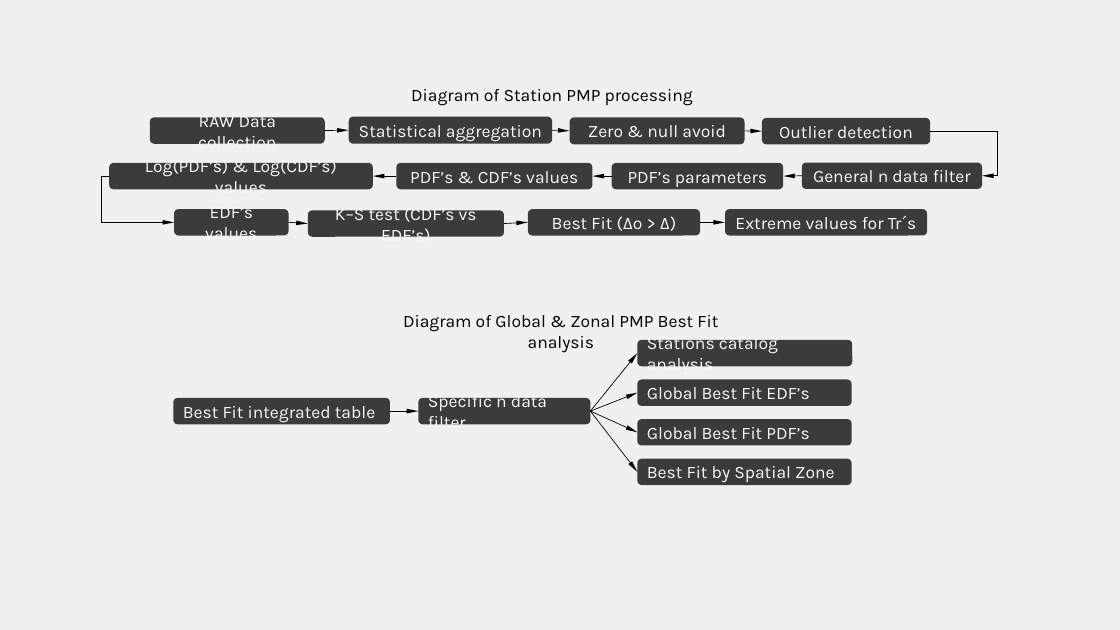
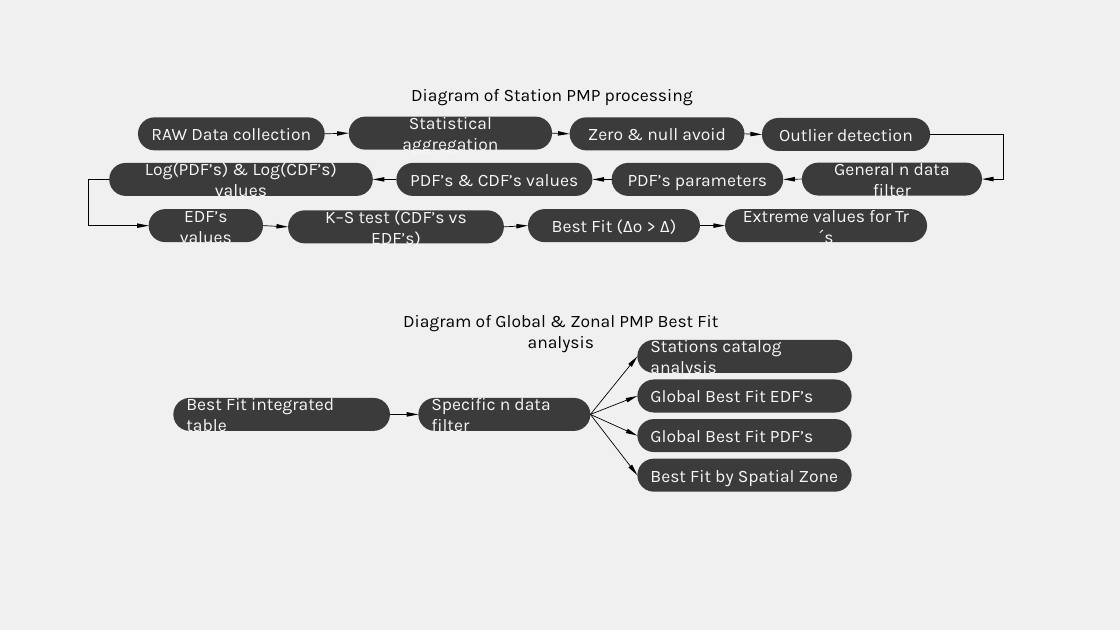
Before and after one commit to rcfdtools/R.HydroTools, a slide deck: slide 1 of tool/PMP/temp/diagram.pptx. Drawn at 1120x630 pixels with LibreOffice and Linux fonts; fonts in the diff are those of the drawing. Boxes give left, top, right and bottom in pixels: in the first picture for what was removed or moved away, otherwise in the second. Text is boxed around its words. In the diff, an @@ line names an element or a change of style, - is before the commit and + after.

Commit message:
General update.

```diff
--- a/tool/PMP/temp/diagram.pptx
+++ b/tool/PMP/temp/diagram.pptx
@@ rounded rectangle "RAW Data collection": place and size @@
-rounded rectangle "RAW Data collection" at <box>150,118,324,144</box>
+rounded rectangle "RAW Data collection" at <box>138,118,324,150</box>
@@ rounded rectangle "Statistical aggregation": place and size @@
-rounded rectangle "Statistical aggregation" at <box>349,117,552,144</box>
+rounded rectangle "Statistical aggregation" at <box>349,117,552,150</box>
@@ rounded rectangle "Zero & null avoid": place and size @@
-rounded rectangle "Zero & null avoid" at <box>570,118,744,145</box>
+rounded rectangle "Zero & null avoid" at <box>570,118,744,150</box>
@@ rounded rectangle "Outlier detection": place and size @@
-rounded rectangle "Outlier detection" at <box>762,118,930,144</box>
+rounded rectangle "Outlier detection" at <box>762,118,930,150</box>
@@ 13 arrows: place and size @@
-13 arrows at <box>325,130,802,472</box>
+13 arrows at <box>325,134,802,476</box>
@@ elbow arrow moved from (930, 131) - (982, 176) to (930, 134) - (982, 179) @@
@@ rounded rectangle "Log(PDF’s) & Log(CDF’s) values": place and size @@
-rounded rectangle "Log(PDF’s) & Log(CDF’s) values" at <box>109,163,373,189</box>
+rounded rectangle "Log(PDF’s) & Log(CDF’s) values" at <box>109,163,373,196</box>
@@ rounded rectangle "PDF’s & CDF’s values": place and size @@
-rounded rectangle "PDF’s & CDF’s values" at <box>397,163,593,189</box>
+rounded rectangle "PDF’s & CDF’s values" at <box>397,163,593,196</box>
@@ rounded rectangle "PDF’s parameters": place and size @@
-rounded rectangle "PDF’s parameters" at <box>612,163,783,189</box>
+rounded rectangle "PDF’s parameters" at <box>612,163,783,196</box>
@@ rounded rectangle "General n data filter": place and size @@
-rounded rectangle "General n data filter" at <box>802,163,983,189</box>
+rounded rectangle "General n data filter" at <box>802,163,983,196</box>
@@ elbow arrow moved from (109, 176) - (174, 223) to (109, 180) - (149, 226) @@
@@ rounded rectangle "EDF’s values": place and size @@
-rounded rectangle "EDF’s values" at <box>174,209,288,235</box>
+rounded rectangle "EDF’s values" at <box>149,209,263,242</box>
@@ proportions changed in 18 elements at <box>349,117,552,150</box>, <box>109,163,373,196</box>, <box>570,118,744,150</box>, <box>173,398,390,431</box>, <box>638,340,853,373</box>, <box>638,459,852,492</box>, <box>638,380,852,413</box>, <box>638,419,852,452</box>, <box>725,209,928,242</box>, <box>397,163,593,196</box>, <box>802,163,983,196</box>, <box>528,209,701,242</box>, <box>418,398,591,431</box>, <box>612,163,783,196</box>, <box>762,118,930,150</box>, <box>138,118,324,150</box>, <box>149,209,263,242</box>, <box>288,210,504,243</box> @@
@@ rounded rectangle "K–S test (CDF’s vs EDF’s)": place and size @@
-rounded rectangle "K–S test (CDF’s vs EDF’s)" at <box>308,210,504,236</box>
+rounded rectangle "K–S test (CDF’s vs EDF’s)" at <box>288,210,504,243</box>
@@ rounded rectangle "Best Fit (Δo > Δ)": place and size @@
-rounded rectangle "Best Fit (Δo > Δ)" at <box>528,209,701,235</box>
+rounded rectangle "Best Fit (Δo > Δ)" at <box>528,209,701,242</box>
@@ rounded rectangle "Extreme values for Tr´s": place and size @@
-rounded rectangle "Extreme values for Tr´s" at <box>725,209,928,235</box>
+rounded rectangle "Extreme values for Tr´s" at <box>725,209,928,242</box>
@@ arrow moved from (289, 223) - (308, 223) to (263, 226) - (288, 227) @@
@@ rounded rectangle "Stations catalog analysis": place and size @@
-rounded rectangle "Stations catalog analysis" at <box>638,340,853,366</box>
+rounded rectangle "Stations catalog analysis" at <box>638,340,853,373</box>
@@ rounded rectangle "Global Best Fit EDF’s": place and size @@
-rounded rectangle "Global Best Fit EDF’s" at <box>638,380,852,406</box>
+rounded rectangle "Global Best Fit EDF’s" at <box>638,380,852,413</box>
@@ rounded rectangle "Best Fit integrated table": place and size @@
-rounded rectangle "Best Fit integrated table" at <box>173,398,390,424</box>
+rounded rectangle "Best Fit integrated table" at <box>173,398,390,431</box>
@@ rounded rectangle "Specific n data filter": place and size @@
-rounded rectangle "Specific n data filter" at <box>418,398,591,424</box>
+rounded rectangle "Specific n data filter" at <box>418,398,591,431</box>
@@ rounded rectangle "Global Best Fit PDF’s": place and size @@
-rounded rectangle "Global Best Fit PDF’s" at <box>638,419,852,445</box>
+rounded rectangle "Global Best Fit PDF’s" at <box>638,419,852,452</box>
@@ rounded rectangle "Best Fit by Spatial Zone": place and size @@
-rounded rectangle "Best Fit by Spatial Zone" at <box>638,459,852,485</box>
+rounded rectangle "Best Fit by Spatial Zone" at <box>638,459,852,492</box>
```
Also in this commit, not shown: 2 other files.
